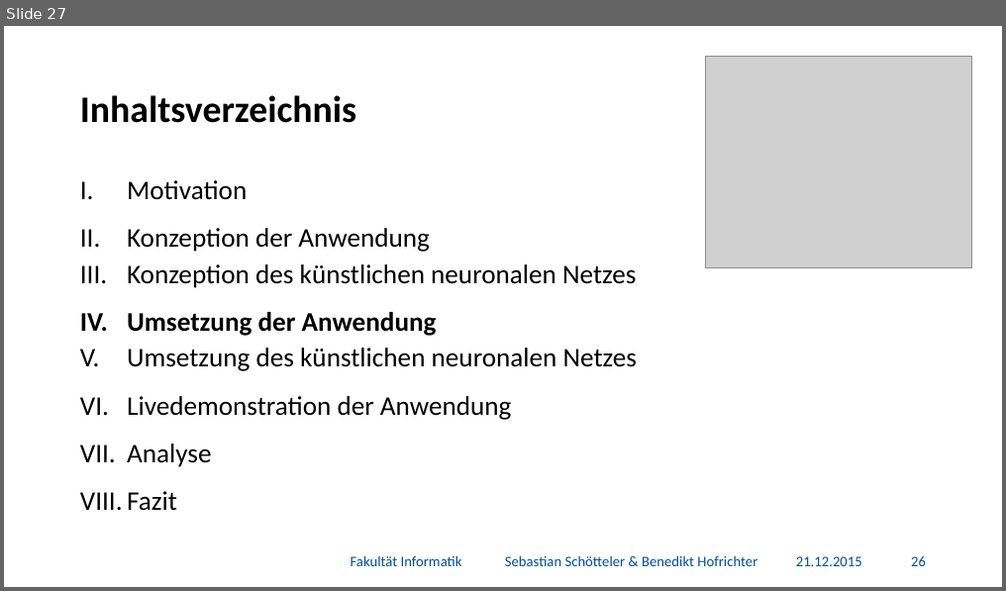
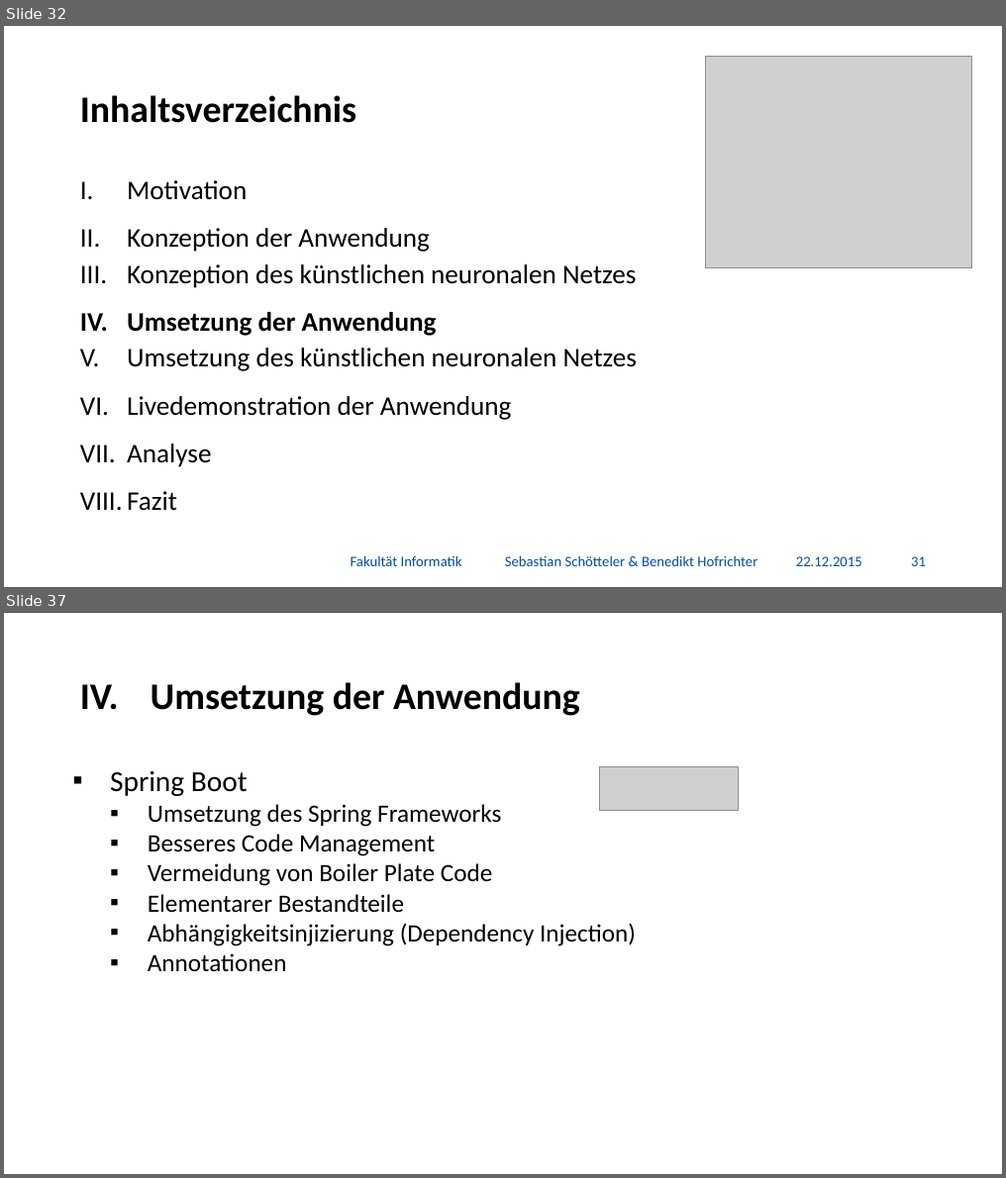
Before and after one commit to BenediktGitGit/soco15, a slide deck: 3b_Vortrag/Präsentation.pptx. Shown one above the other, each under a label of ours: slide 27 before the commit, slides 32 and 37 after it; the slides between them are not shown. The pictures are 1006x591 and 1006x1178 pixels, drawn with LibreOffice and Linux fonts; fonts in the diff are those of the drawing; grey boxes stand for pictures; background and template pictures are left out. Boxes give left, top, right and bottom in pixels: in the first picture for what was removed or moved away, otherwise in the second. Text is boxed around its words. In the diff, an @@ line names an element or a change of style, - is before the commit and + after.

```diff
--- a/3b_Vortrag/Präsentation.pptx
+++ b/3b_Vortrag/Präsentation.pptx
@@ slide 37 added at (4, 613, 1002, 1174), background #FFFFFF @@
@@ title added at (151, 682, 580, 716), 36 pt, text #000000, bold @@
+IV. Umsetzung der Anwendung
@@ text added at (110, 770, 636, 971), 24 pt, text #000000 @@
+▪ Spring Boot
+  ▪ Umsetzung des Spring Frameworks
+  ▪ Besseres Code Management
+    ▪ Vermeidung von Boiler Plate Code
+    ▪ Elementarer Bestandteile
+      ▪ Abhängigkeitsinjizierung (Dependency Injection)
+      ▪ Annotationen
@@ picture added at (600, 767, 739, 811) @@
@@ what was slide 27 is now slide 32 @@
@@ slide 32 changed as well @@
@@ text at (796, 557, 862, 567): text changed @@
-21.12.2015
+22.12.2015
@@ page number at (911, 557, 926, 567): text changed @@
-26
+31
```
Also in this commit, not shown: 56 other slides changed, 16 other slides added, 2 slides removed, 1 other file.
